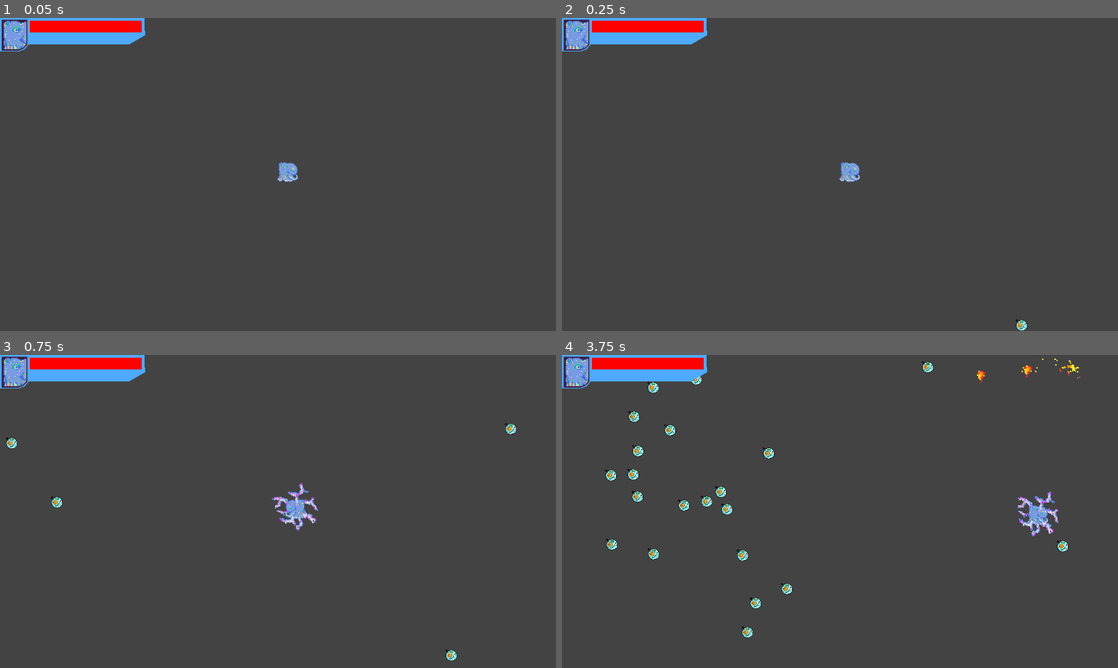
Above: before the commit, frames 1-4 (two rows, left to right).
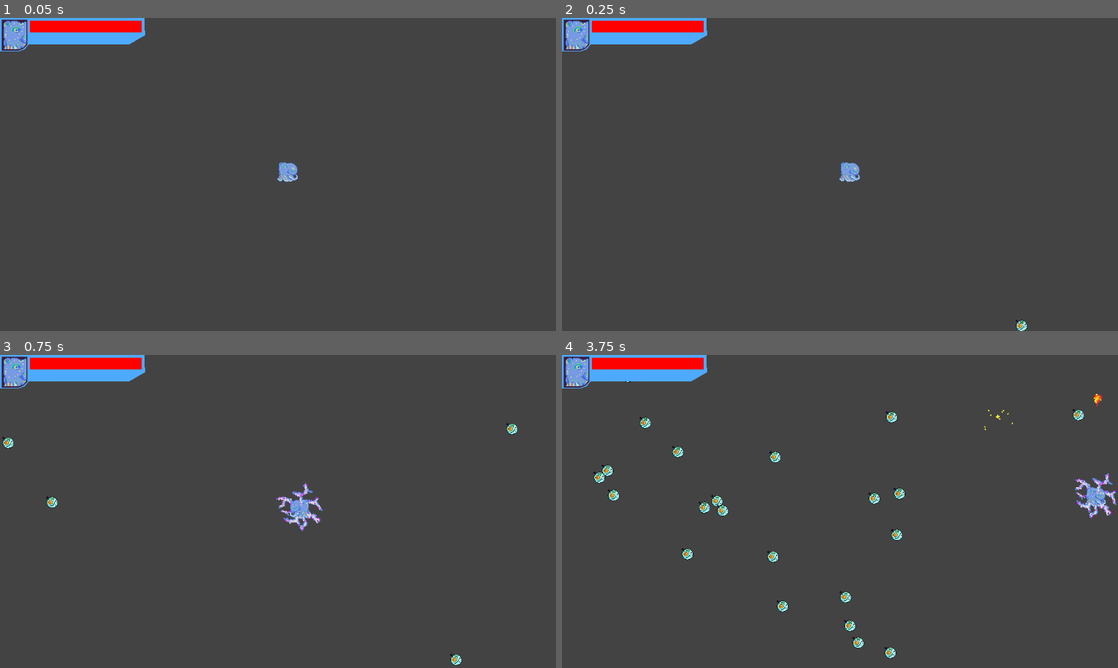
Above: after the commit, the same moments.

Repository: Igonorant/perfect-form
Game: Godot game, scene res://arenas/arena.tscn
Same seed, same stepped clock (60 frames per second), same inputs: the game is played once before the commit and once after it.
Inputs:
- Up to frame 1 (0.05 s): no input
- Up to frame 2 (0.25 s): no input
- Up to frame 3 (0.75 s): hold Right (move_right) from 0.53 s (still down); tap E (atk_e) at 0.6 s
- Up to frame 4 (3.75 s): release Right (move_right) at 1.28 s; hold Down (move_down) 1.28-2.03 s; tap one key every 0.75 s from 1.35 s: Q (atk_q) R (atk_r) W (atk_w) E (atk_e); hold Right (move_right) 2.03-2.78 s; hold Up (move_up) 2.78-3.53 s; hold Left (move_left) from 3.53 s (still down)

Frame 1 is identical in both runs. In frame 2, less than 0.1% of the frame differs, in the area x 81-84%, y 96-100%; in frame 3, 0.9%; in frame 4, 3.5%, in the area x 5-100%, y 1-97%.

Commit message:
Updating velocity component export variables

Diff:
--- a/characters/enemy.gd
+++ b/characters/enemy.gd
@@ -9,7 +9,7 @@
     pass
 
 func _physics_process(_delta: float) -> void:
-    c_velocity.set_direction(m_target.global_position - global_position)
+    c_velocity.set_acceleration_direction(m_target.global_position - global_position)
     velocity = c_velocity.get_velocity()
     move_and_slide()
 
--- a/characters/enemy.tscn
+++ b/characters/enemy.tscn
@@ -23,10 +23,9 @@
 shape = SubResource("CircleShape2D_nhupr")
 
 [node name="VelocityComponent" parent="." instance=ExtResource("2_nhupr")]
-velocity_limit = 50.0
-acceleration = 500.0
-dynamic_friction = 2.0
-static_friction = 100.0
+speed_limit = 100.0
+acceleration_time = 1.0
+deceleration_time = 3.0
 
 [node name="HurtBoxComponent" parent="." instance=ExtResource("4_ggbst")]
 damage = 10.0
--- a/characters/player.gd
+++ b/characters/player.gd
@@ -46,21 +46,18 @@
 func _spawn_projectile_burst(amount: int) -> void:
     for i in range(amount):
         var projectile_instance: ProjectileBurst = scn_projectile_burst.instantiate()
-        projectile_instance.m_spawn_direction = m_player_last_input_direction
-        projectile_instance.m_spawn_direction = projectile_instance.m_spawn_direction.rotated(randf_range(-PI / 12, PI / 12))
-        projectile_instance.m_spawn_position = position + projectile_instance.m_spawn_direction * 20
+        projectile_instance.global_position = global_position
+        var direction = m_player_last_input_direction if m_player_input_direction.is_zero_approx() else m_player_input_direction
         owner.add_child(projectile_instance)
+        projectile_instance.set_direction(direction.rotated(randf_range(-PI / 6, PI / 6)))
 
 func _spawn_projectile(amount: int) -> void:
     for i in range(amount):
         var projectile_instance: Projectile = scn_projectile.instantiate()
-        if (velocity.is_zero_approx()):
-            projectile_instance.m_spawn_direction = m_player_last_input_direction.normalized()
-        else:
-            projectile_instance.m_spawn_direction = velocity.normalized()
-        projectile_instance.m_spawn_direction = projectile_instance.m_spawn_direction.rotated(randf_range(-PI / 6, PI / 6))
-        projectile_instance.m_spawn_position = position + projectile_instance.m_spawn_direction * 20
+        projectile_instance.global_position = global_position
+        var direction = m_player_last_input_direction if m_player_input_direction.is_zero_approx() else m_player_input_direction
         owner.add_child(projectile_instance)
+        projectile_instance.set_direction(direction.rotated(randf_range(-PI / 6, PI / 6)))
 
 func _spawn_shockwave() -> void:
     var shockwave_instance: Shockwave = scn_shockwave.instantiate()
@@ -70,7 +67,7 @@
     owner.add_child(shockwave_instance)
 
 func _move() -> void:
-    c_velocity.set_direction(m_player_input_direction)
+    c_velocity.set_acceleration_direction(m_player_input_direction)
     velocity = c_velocity.get_velocity()
     move_and_slide()
 
--- a/characters/player.tscn
+++ b/characters/player.tscn
@@ -25,10 +25,13 @@
 shape = SubResource("CircleShape2D_hqtel")
 
 [node name="VelocityComponent" parent="." instance=ExtResource("3_i3pqv")]
+acceleration_time = 0.2
+deceleration_time = 0.4
 
 [node name="HealthComponent" parent="." instance=ExtResource("4_x0jl3")]
 
 [node name="InvulnerabilityTimer" type="Timer" parent="."]
+wait_time = 0.5
 one_shot = true
 
 [node name="BlinkingComponent" parent="." node_paths=PackedStringArray("item") instance=ExtResource("5_evndh")]
--- a/components/blinking/blinking_component.gd
+++ b/components/blinking/blinking_component.gd
@@ -27,7 +27,6 @@
 
     m_blinking_remaining_time = time
     m_blinking_timer.start()
-    print("Blinking animation started for ", time, " seconds.")
 
 func _on_interval_timer_timeout() -> void:
     m_blinking_remaining_time -= m_blinking_timer.wait_time
--- a/components/velocity/velocity_component.gd
+++ b/components/velocity/velocity_component.gd
@@ -2,48 +2,87 @@
 class_name VelocityComponent
 extends Node
 
-@export var velocity_limit: float = 300.0 # maximum velocity in pixels/sec
-@export var acceleration: float = 1500.0 # pixels/sec^2
-@export var dynamic_friction: float = 3.0 # deceleration in %/sec (1 means 100%/s)
-@export var static_friction: float = 300.0 # deceleration in pixels/sec^2
+## Maximum speed in pixels/sec
+@export_range(0.0, 2000.0, 1.0, "or_greater", "suffix:pixels/seconds") var speed_limit: float = 500.0
+## Time in seconds to reach the maximum speed
+@export_range(0.01, 5.0, 0.01, "or_greater", "suffix:seconds") var acceleration_time: float = 0.01
+## Time in seconds to stop when there is no acceleration, 999 means no deceleration.
+## This is used to calculate the static and dynamic friction.
+## NOTE: Instead of 999 it should be INF, but using INF does not work well in the editor
+@export_range(0.01, 5.0, 0.01, "or_greater", "suffix:seconds") var deceleration_time: float = 999.0
 
-var m_velocity: Vector2
-var m_direction: Vector2
-
+var _velocity: Vector2
+var _direction: Vector2
+var _acceleration: float
+var _static_friction: float
+var _dynamic_friction: float
 
 func _ready() -> void:
-    m_direction = Vector2.ZERO
+    _direction = Vector2.ZERO
+    _velocity = Vector2.ZERO
 
+    if (acceleration_time < 0.01):
+        _acceleration = INF
+    else:
+        _acceleration = speed_limit / acceleration_time
 
-func _process(delta: float) -> void:
+    if (deceleration_time < 998.0):
+        # By using sqrt(2) we have a smooth motion respecting the deceleration time
+        _static_friction = 0.7071 * speed_limit / deceleration_time
+        _dynamic_friction = 0.7071 / deceleration_time
+    else:
+        _static_friction = 0.0
+        _dynamic_friction = 0.0
+
+func _physics_process(delta: float) -> void:
     # Apply friction to both components
-    m_velocity = Vector2(_add_friction(m_velocity.x, delta), _add_friction(m_velocity.y, delta))
+    _velocity = Vector2(_add_friction(_velocity.x, delta), _add_friction(_velocity.y, delta))
 
     # Accelerate if there is a direction input
-    if !m_direction.is_zero_approx():
-        m_velocity += m_direction.normalized() * (acceleration * delta)
+    if !_direction.is_zero_approx():
+        assert(_direction.is_normalized(), "Direction should be normalized")
+        _velocity += _direction * (_acceleration * delta)
 
     # Clamp velocity within limits
-    m_velocity = m_velocity.limit_length(velocity_limit)
+    _velocity = _velocity.limit_length(speed_limit)
 
 
 func _add_friction(velocity_axis: float, delta: float) -> float:
-    var velocity_decrement: float = static_friction * delta
+    var velocity_decrement: float = _static_friction * delta
 
     # Avoids oscilations in velocity when deceleration would invert velocity sign
     if abs(velocity_axis) < velocity_decrement:
         return 0.0
 
     # Apply dynamic and static friction
-    velocity_axis *= (1.0 - dynamic_friction * delta)
+    velocity_axis *= (1.0 - _dynamic_friction * delta)
     velocity_axis -= sign(velocity_axis) * velocity_decrement
 
     return velocity_axis
 
 
-func set_direction(direction: Vector2) -> void:
-    m_direction = direction
+func get_acceleration_direction() -> Vector2:
+    return _direction
+
+func set_acceleration_direction(direction: Vector2) -> void:
+    if direction.is_zero_approx():
+        _direction = Vector2.ZERO
+        return
+
+    _direction = direction.normalized()
 
 
 func get_velocity() -> Vector2:
-    return m_velocity
+    return _velocity
+
+func set_velocity(velocity: Vector2) -> void:
+    if velocity.is_zero_approx():
+        _velocity = Vector2.ZERO
+        _direction = Vector2.ZERO
+        return
+
+    var velocity_normalized: Vector2 = velocity.normalized()
+    _velocity = velocity
+    _direction = velocity_normalized
+    if _velocity.length() > speed_limit:
+        _velocity = velocity_normalized * speed_limit
--- a/test_stuff/projectile.gd
+++ b/test_stuff/projectile.gd
@@ -4,31 +4,21 @@
 @onready var c_velocity: VelocityComponent = $VelocityComponent
 @onready var m_screen_size = get_viewport_rect().size
 
-@export var speed: float = 300
 @export var rotation_speed: float = 0.1 * PI
-
-@export var destroy_on_hit: bool
 
 var m_spawn_direction: Vector2
 var m_spawn_position: Vector2
-var m_effect: Node2D
 
 func _ready() -> void:
-    position = m_spawn_position
-    rotation = m_spawn_direction.angle()
-    c_velocity.set_direction(m_spawn_direction)
-    c_velocity.velocity_limit = speed
-    c_velocity.m_velocity = m_spawn_direction.normalized() * speed
-    m_effect = get_node_or_null("ShakingLightningEffect")
-    if (m_effect):
-        m_effect.rotation = randf_range(0.0, TAU)
-
+    pass
 
 func _physics_process(delta: float) -> void:
     var velocity: Vector2 = c_velocity.get_velocity()
+    rotation += rotation_speed * delta
     position += velocity * delta
-    position = position.clamp(Vector2.ZERO, m_screen_size)
-    rotation += rotation_speed * delta
+    # TODO: Make it better later
+    if position.x < 0 or position.x > m_screen_size.x or position.y < 0 or position.y > m_screen_size.y:
+        queue_free()
 
 
 func _on_life_timeout() -> void:
@@ -37,5 +27,8 @@
 func _on_hurt_box_component_hurt_body(body: Node2D, _damage: float) -> void:
     if (body.is_in_group("enemies")):
         body.queue_free()
-        if (destroy_on_hit):
-            queue_free()
+
+func set_direction(direction: Vector2) -> void:
+    m_spawn_direction = direction
+    c_velocity.set_acceleration_direction(m_spawn_direction)
+    rotation = m_spawn_direction.angle()
--- a/test_stuff/projectile.tscn
+++ b/test_stuff/projectile.tscn
@@ -27,7 +27,6 @@
 
 [node name="VelocityComponent" type="Node" parent="."]
 script = ExtResource("2_dgwo2")
-acceleration = 0.0
 metadata/_custom_type_script = "uid://djmqb2cpcmfek"
 
 [node name="Life" type="Timer" parent="."]
--- a/test_stuff/projectile_burst.tscn
+++ b/test_stuff/projectile_burst.tscn
@@ -197,7 +197,6 @@
 
 [node name="ProjectileBurst" type="Area2D"]
 script = ExtResource("1_8vnhb")
-speed = 600.0
 metadata/_edit_group_ = true
 
 [node name="CollisionShape2D" type="CollisionShape2D" parent="."]
@@ -206,7 +205,7 @@
 
 [node name="VelocityComponent" type="Node" parent="."]
 script = ExtResource("3_xl8h3")
-acceleration = 30000.0
+speed_limit = 700.0
 metadata/_custom_type_script = "uid://djmqb2cpcmfek"
 
 [node name="Life" type="Timer" parent="."]
--- a/test_stuff/projectile_zap.gd
+++ b/test_stuff/projectile_zap.gd
@@ -5,7 +5,8 @@
 
 
 func _on_change_direction_timer_timeout() -> void:
-    var new_dir = c_velocity.m_direction + Vector2(randf_range(max_variation, -max_variation), randf_range(max_variation, -max_variation))
-    new_dir = new_dir.normalized()
-    c_velocity.set_direction(new_dir)
+    var new_dir = c_velocity.get_acceleration_direction() \
+                + Vector2(randf_range(max_variation, -max_variation), \
+                          randf_range(max_variation, -max_variation))
+    set_direction(new_dir)
     rotation = new_dir.angle()
--- a/test_stuff/projectile_zap.tscn
+++ b/test_stuff/projectile_zap.tscn
@@ -44,7 +44,6 @@
 [node name="ProjectileZap" type="Area2D"]
 script = ExtResource("1_qqbiv")
 max_variation = 1.0
-speed = 600.0
 metadata/_edit_group_ = true
 
 [node name="CollisionShape2D" type="CollisionShape2D" parent="."]
@@ -57,10 +56,7 @@
 
 [node name="VelocityComponent" type="Node" parent="."]
 script = ExtResource("3_mvqps")
-velocity_limit = 450.0
-acceleration = 30000.0
-dynamic_friction = 0.0
-static_friction = 0.0
+speed_limit = 900.0
 metadata/_custom_type_script = "uid://djmqb2cpcmfek"
 
 [node name="Life" type="Timer" parent="."]
